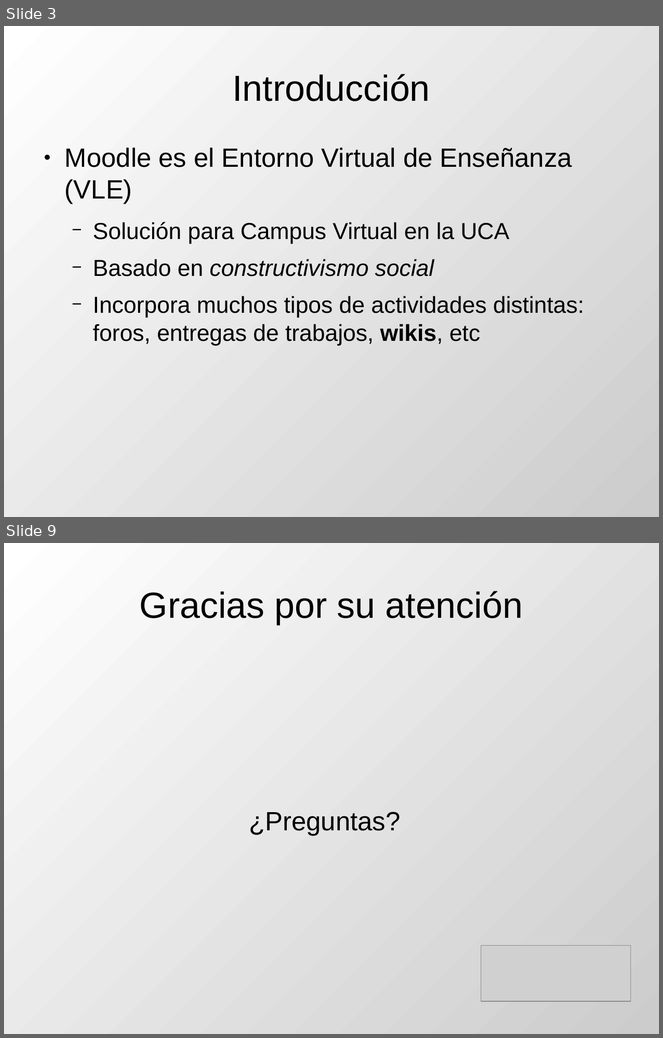
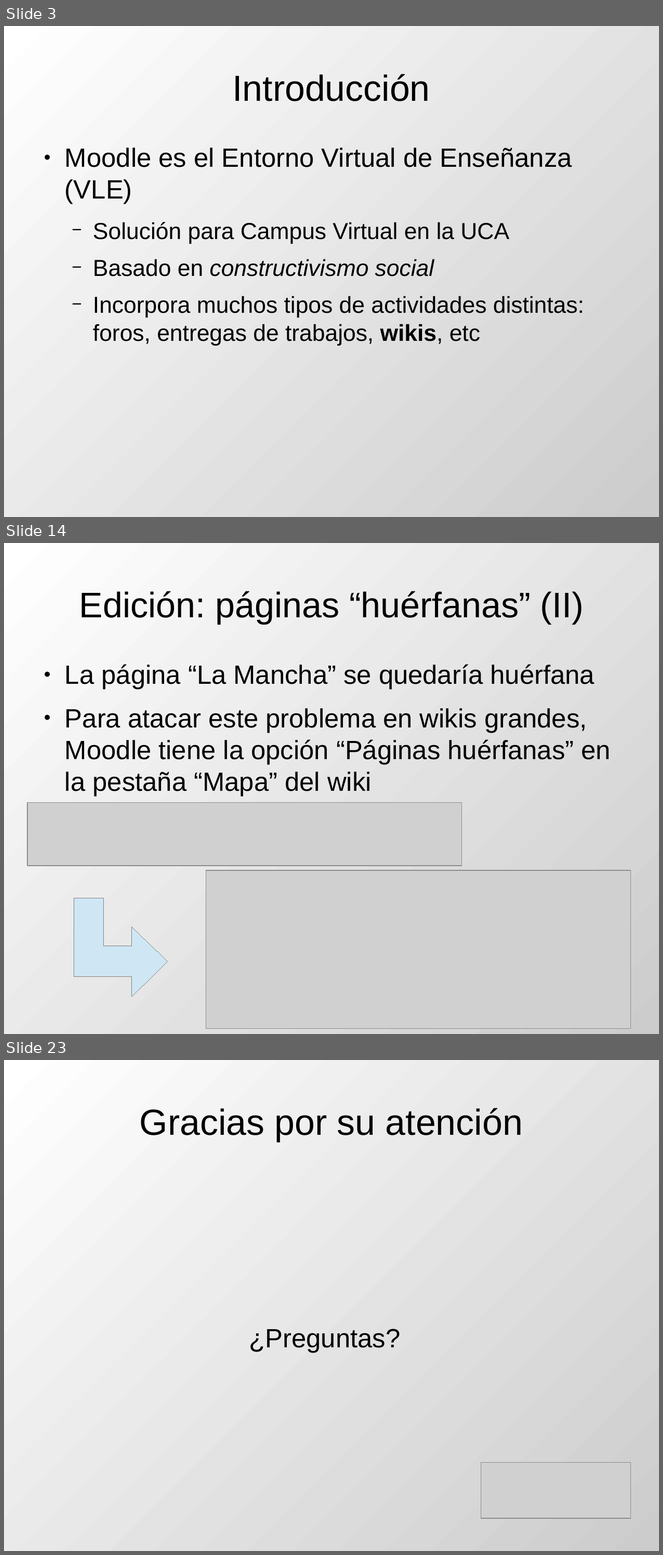
Before and after one commit to DrPantera/wikis4education, a slide deck: uca-2013_07/tema-3-WikisEnMoodle.odp. Shown one above the other, each under a label of ours: slides 3 and 9 before the commit, slides 3, 14 and 23 after it; the slides between them are not shown. The pictures are 663x1038 and 663x1555 pixels, drawn with LibreOffice and Linux fonts; fonts in the diff are those of the drawing; grey boxes stand for pictures. Boxes give left, top, right and bottom in pixels: in the first picture for what was removed or moved away, otherwise in the second. Text is boxed around its words. In the diff, an @@ line names an element or a change of style, - is before the commit and + after.

```diff
--- a/uca-2013_07/tema-3-WikisEnMoodle.odp
+++ b/uca-2013_07/tema-3-WikisEnMoodle.odp
@@ slide 14 added at box(4, 543, 659, 1034), background gradient #FFFFFF to #CCCCCC @@
@@ title added at box(79, 591, 584, 624), 43 pt, text #000000 @@
+Edición: páginas “huérfanas” (II)
@@ text added at box(65, 664, 611, 796), 32 pt, text #000000 @@
+● La página “La Mancha” se quedaría huérfana
+● Para atacar este problema en wikis grandes, Moodle tiene la opción “Páginas huérfanas” en la pestaña “Mapa” del wiki
@@ picture added at box(27, 803, 462, 866) @@
@@ picture added at box(206, 871, 631, 1029) @@
@@ freeform shape added at box(74, 899, 167, 996), fill #CFE7F5, outline #808080 0 pt @@
@@ what was slide 9 is now slide 23 @@
```
Also in this commit, not shown: 3 slides changed, 16 other slides added, 3 slides removed.
